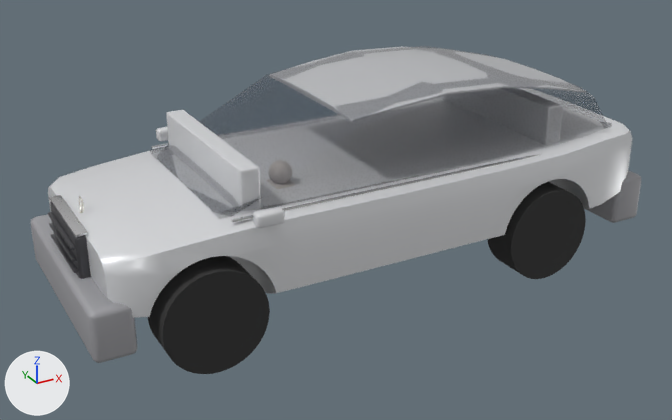
One commit to the glTF model public/models/maybach.glb: the scene before it, then after it.
Before and after are seen from a 50 mm lens placed at (-3.81, -6.65, 3.93), pointed at (-0.17, -0.05, 0.63). Lighting does not change. The marker at lower left points along +X, +Y and +Z. The picture after the commit comes second.

The first picture shows 'body', 'bumper_front', 'bumper_rear', 'grille', 'mirror_l', 'roof', 'tire', 'trim', 'window' and 2 more.
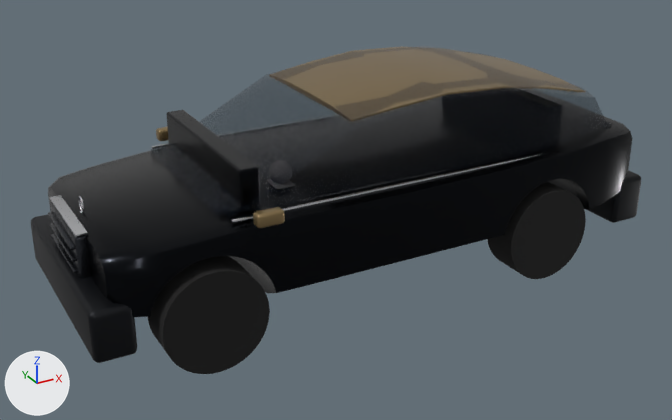
Boxes [x1, y1, x2, y2] around the edits, measured in the pictures (672 x 420 px):
'body', recoloured, surface changed (light grey to black)
    both: [48, 110, 632, 318]
'roof', recoloured, surface changed (light grey to brown)
    both: [280, 46, 582, 121]
'bumper_front', recoloured (grey to black)
    both: [31, 214, 137, 363]
'bumper_rear', recoloured (grey to black)
    both: [586, 170, 641, 223]
'mirror_l', recoloured (light grey to brown)
    both: [253, 207, 285, 228]

The change in detail:
Material 'mat_body' (mat_mat_body) changes colour from light grey #dddee1 to black #0c0f14; in linear values from (0.72, 0.73, 0.75) to (0.00368, 0.00478, 0.007).
In material 'mat_body' (mat_mat_body), metallic goes from 0.15 to 0.85.
Material 'mat_bumper_front' (mat_mat_bumper_front) changes colour from grey #a0a0a4 to black #101318; in linear values from (0.35, 0.35, 0.37) to (0.00518, 0.00651, 0.00913).
Material 'mat_bumper_rear' (mat_mat_bumper_rear) changes colour from grey #a0a0a4 to black #101318; in linear values from (0.35, 0.35, 0.37) to (0.00518, 0.00651, 0.00913).
Material 'mat_mirror_l' (mat_mat_mirror_l) changes colour from light grey #dddee1 to brown #96805a; in linear values from (0.72, 0.73, 0.75) to (0.305, 0.216, 0.102).
Material 'mat_roof' (mat_mat_roof) changes colour from light grey #c4c5c8 to brown #96805a; in linear values from (0.55, 0.56, 0.58) to (0.305, 0.216, 0.102).
In material 'mat_roof' (mat_mat_roof), metallic goes from 0.2 to 0.75.
